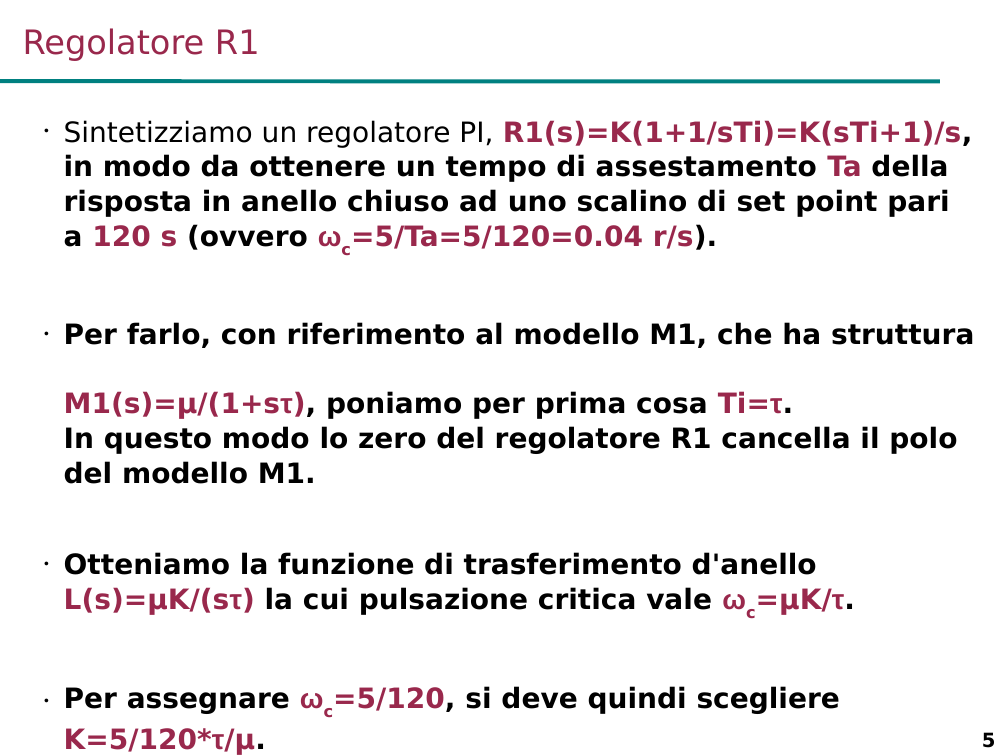
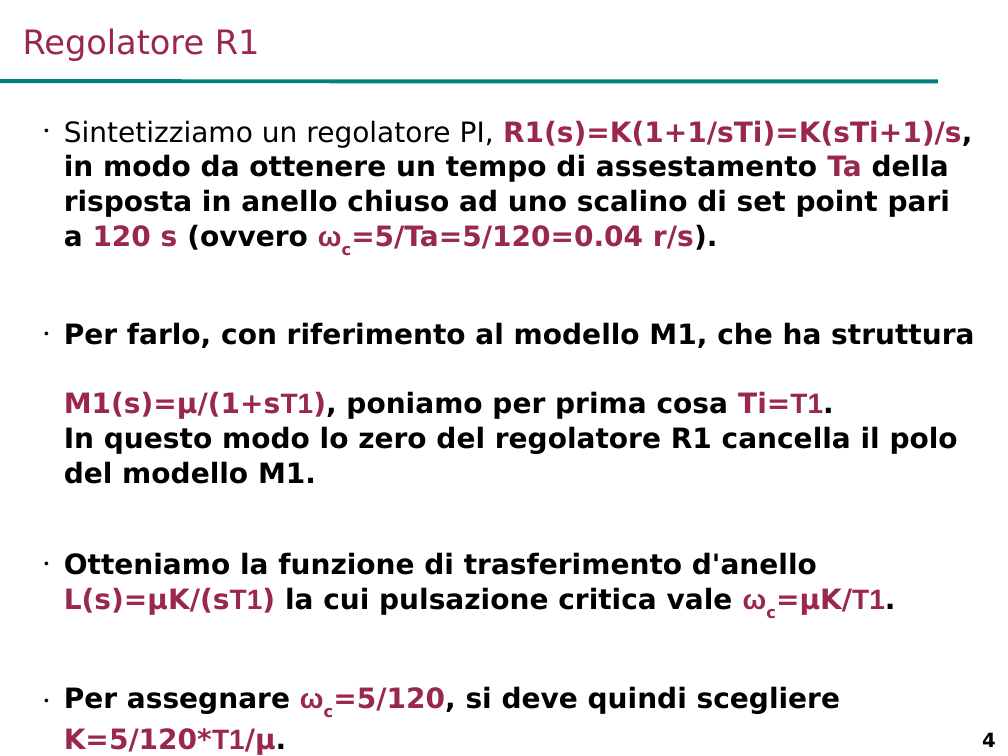
Before and after one commit to looms-polimi/FdA_Lab, a slide deck: slide 4 of FdA_courseware/FdA_Lab2.ppt (slide 5 before the commit). Drawn at 1008x756 pixels with LibreOffice and Linux fonts; fonts in the diff are those of the drawing; background and template pictures are left out. Boxes give left, top, right and bottom in pixels: in the first picture for what was removed or moved away, otherwise in the second. Text is boxed around its words. In the diff, an @@ line names an element or a change of style, - is before the commit and + after.

```diff
--- a/FdA_courseware/FdA_Lab2.ppt
+++ b/FdA_courseware/FdA_Lab2.ppt
@@ text at [64,322,974,755]: text changed @@
-• Per farlo, con riferimento al modello M1, che ha struttura
-  M1(s)=μ/(1+sτ), poniamo per prima cosa Ti=τ.
-  In questo modo lo zero del regolatore R1 cancella il polo del modello M1.
-• Otteniamo la funzione di trasferimento d'anello L(s)=μK/(sτ) la cui pulsazione critica vale ωc=μK/τ.
-• Per assegnare ωc=5/120, si deve quindi scegliere K=5/120*τ/μ.
+• Per farlo, con riferimento al modello M1, che ha struttura
+  M1(s)=μ/(1+sΤ1), poniamo per prima cosa Ti=Τ1.
+  In questo modo lo zero del regolatore R1 cancella il polo del modello M1.
+• Otteniamo la funzione di trasferimento d'anello L(s)=μK/(sΤ1) la cui pulsazione critica vale ωc=μK/Τ1.
+• Per assegnare ωc=5/120, si deve quindi scegliere K=5/120*Τ1/μ.
@@ page number at [982,732,996,747]: text changed @@
-5
+4
```
Also in this commit, not shown: 15 other slides changed, 10 slides added, 2 slides removed, 1 other file.
